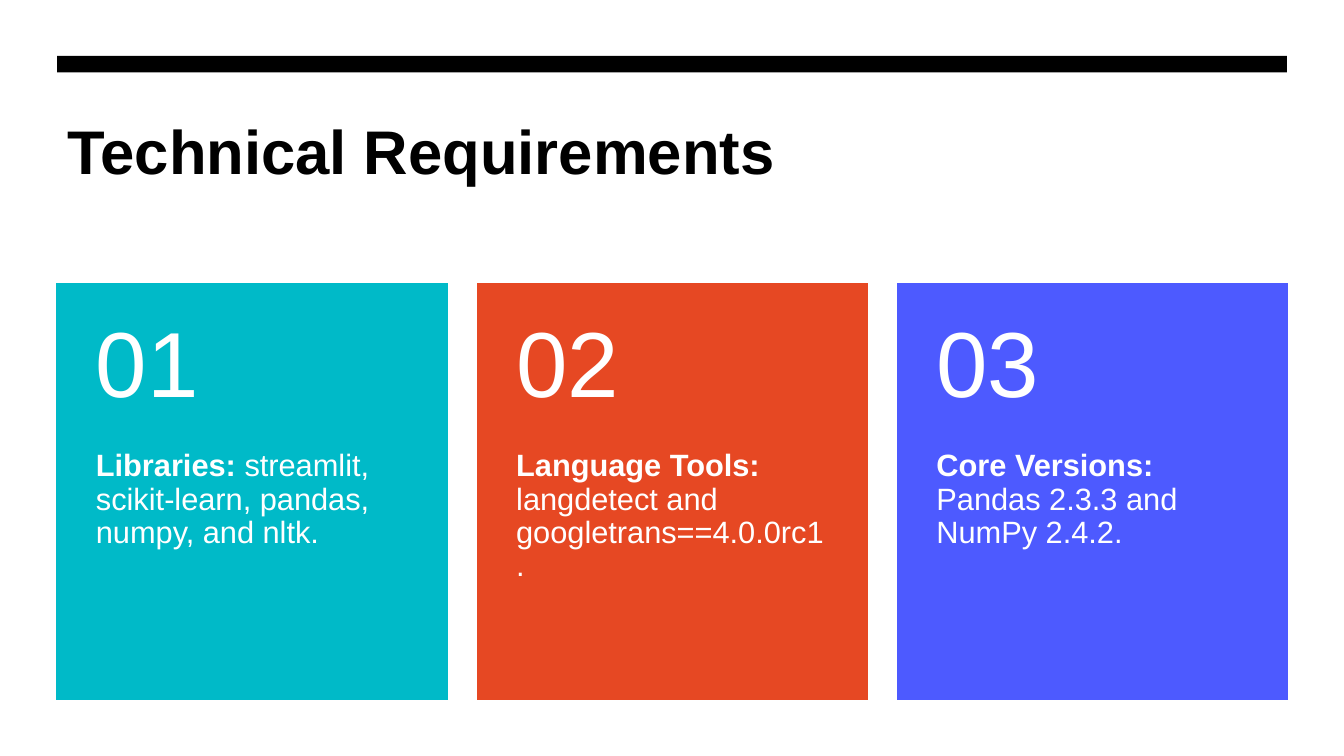
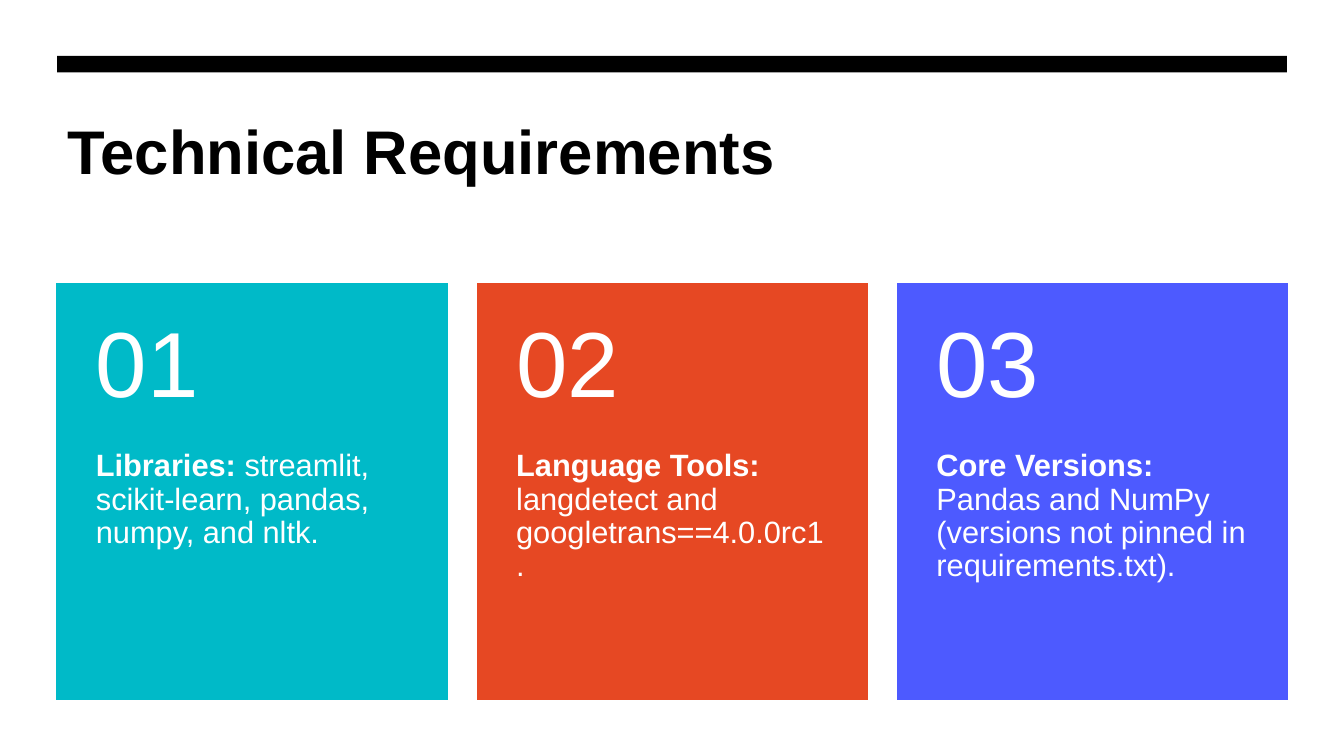
Before and after one commit to bnasimiyuK/Language-Processing, a slide deck: slide 9 of Language Identification System for Short Text.pptx. Drawn at 1344x756 pixels with LibreOffice and Linux fonts; fonts in the diff are those of the drawing. Boxes give left, top, right and bottom in pixels: in the first picture for what was removed or moved away, otherwise in the second. Text is boxed around its words. In the diff, an @@ line names an element or a change of style, - is before the commit and + after.

```diff
--- a/Language Identification System for Short Text.pptx
+++ b/Language Identification System for Short Text.pptx
@@ text at [936, 453, 1246, 582]: text changed @@
-Core Versions: Pandas 2.3.3 and NumPy 2.4.2.
+Core Versions: Pandas and NumPy (versions not pinned in requirements.txt).
```
Also in this commit, not shown: 5 other slides changed.
